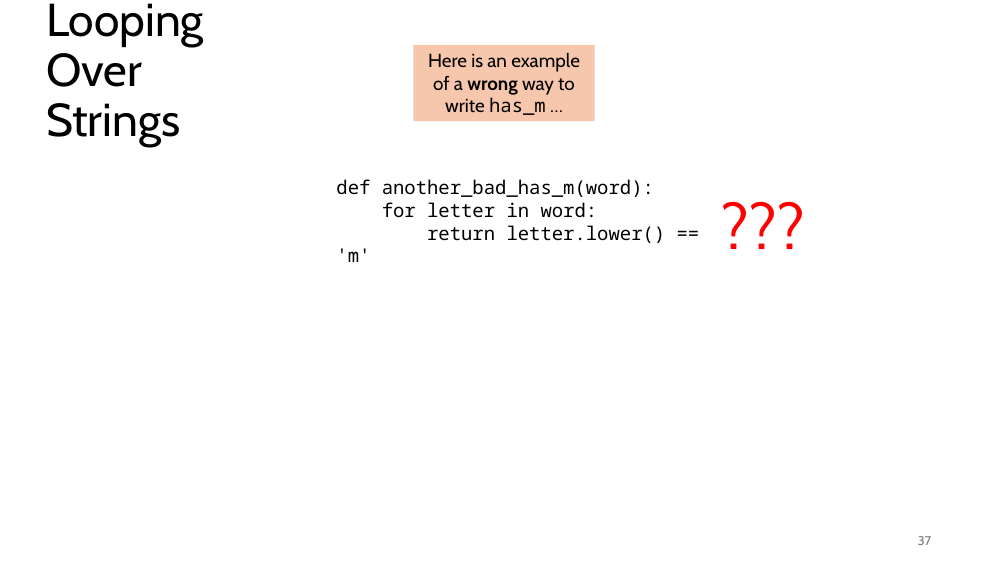
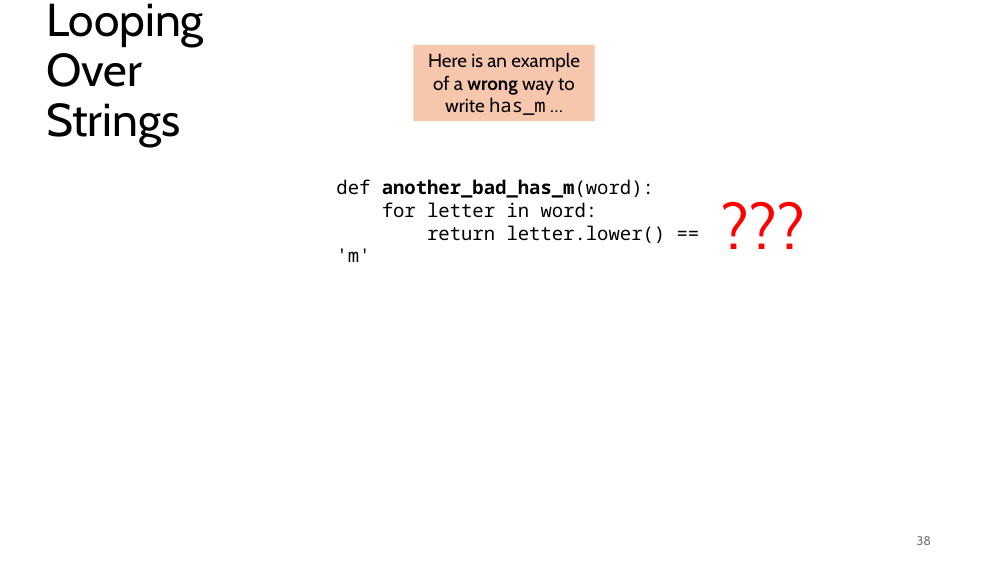
Before and after one commit to tjd1234/cmpt120fall2024, a slide deck: slide 38 of lecture_notes/chapter7/chapter7.pptx (slide 37 before the commit). Drawn at 1008x567 pixels with LibreOffice and Linux fonts; fonts in the diff are those of the drawing. Boxes give left, top, right and bottom in pixels: in the first picture for what was removed or moved away, otherwise in the second. Text is boxed around its words. In the diff, an @@ line names an element or a change of style, - is before the commit and + after.

```diff
--- a/lecture_notes/chapter7/chapter7.pptx
+++ b/lecture_notes/chapter7/chapter7.pptx
@@ text at (336, 179, 654, 198): bold on in "another_bad_has_m(word):" @@
@@ page number at (917, 536, 932, 545): text changed @@
-37
+38
```
Also in this commit, not shown: 49 other slides changed, 15 slides added, 1 slide removed, 2 other files.
